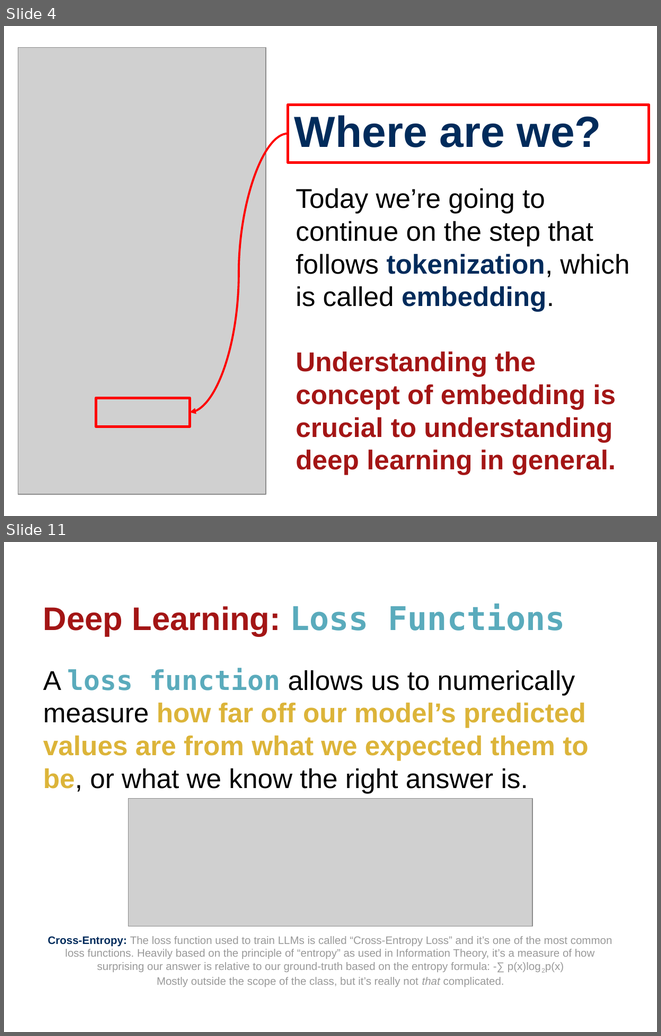
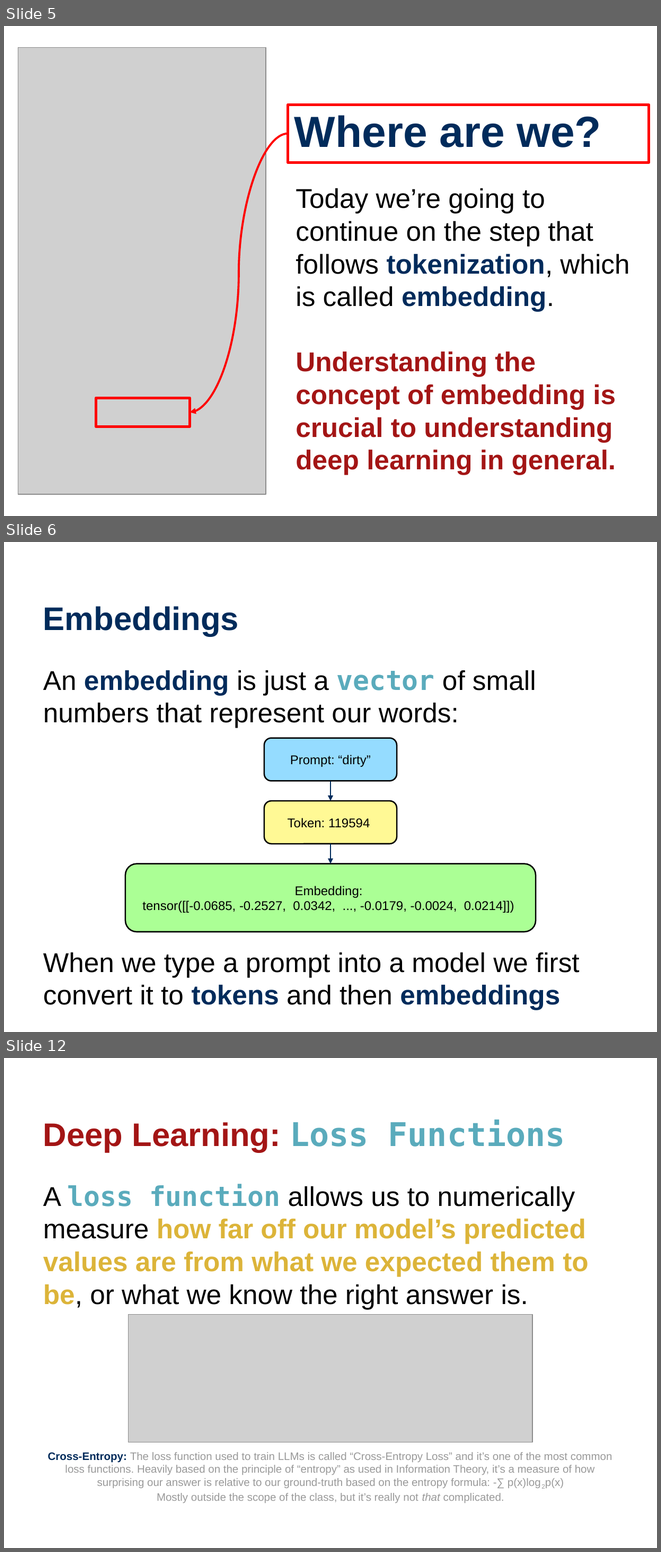
Before and after one commit to wtheisen/nd-cse-10124-lectures, a slide deck: Blank/Lecture_07_ Embeddings_02.pptx. Shown one above the other, each under a label of ours: slides 4 and 11 before the commit, slides 5, 6 and 12 after it; the slides between them are not shown. The pictures are 661x1036 and 661x1552 pixels, drawn with LibreOffice and Linux fonts; fonts in the diff are those of the drawing; grey boxes stand for pictures. Boxes give left, top, right and bottom in pixels: in the first picture for what was removed or moved away, otherwise in the second. Text is boxed around its words. In the diff, an @@ line names an element or a change of style, - is before the commit and + after.

```diff
--- a/Blank/Lecture_07_ Embeddings_02.pptx
+++ b/Blank/Lecture_07_ Embeddings_02.pptx
@@ slide 6 added at [4,542,657,1032], background #FFFFFF @@
@@ title added at [43,606,239,636], 36 pt, text #002B5B, bold @@
+Embeddings
@@ text added at [43,670,536,728], 30 pt, text #000000 @@
+An embedding is just a vector of small numbers that represent our words:
@@ rounded rectangle added at [264,738,396,781], fill #95DCFF, outline #000000 1.5 pt, 14 pt, text #000000 @@
+Prompt: “dirty”
@@ arrow added from (330, 781) to (330, 801), #002B5B 1.5 pt @@
@@ rounded rectangle added at [264,801,396,844], fill #FFF995, outline #000000 1.5 pt, 14 pt, text #000000 @@
+Token: 119594
@@ arrow added from (330, 844) to (330, 864), #002B5B 1.5 pt @@
@@ rounded rectangle added at [125,863,536,931], fill #ABFF95, outline #000000 1.5 pt, 14 pt, text #000000 @@
+Embedding:
+tensor([[-0.0685, -0.2527, 0.0342, ..., -0.0179, -0.0024, 0.0214]])
@@ text added at [43,952,580,1009], 30 pt, text #000000 @@
+When we type a prompt into a model we first convert it to tokens and then embeddings
@@ what was slide 4 is now slide 5 @@
@@ what was slide 11 is now slide 12 @@
```
Also in this commit, not shown: 3 slides changed, 8 other slides added, 9 slides removed, 12 other files.
